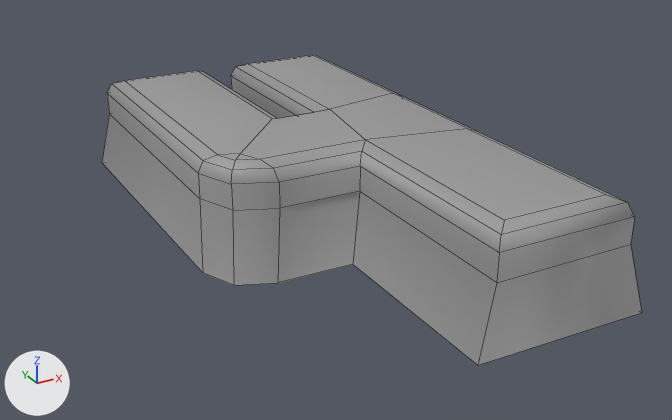
One commit to the FBX model Assets/- Asset Store/Custom/Numbers/Number_4.fbx: the scene before it, then after it.
Both versions are drawn from a 50 mm camera at (-0.244, -0.458, 0.275) aimed at (-0.002, -0.018, 0.055). Every picture has the same lights, and +X, +Y and +Z are marked at lower left. Mesh edges are drawn as thin lines. Where no turn or scale is listed for an object, it has been applied to the vertices.

Names of what the first picture shows: 'Number_4'.
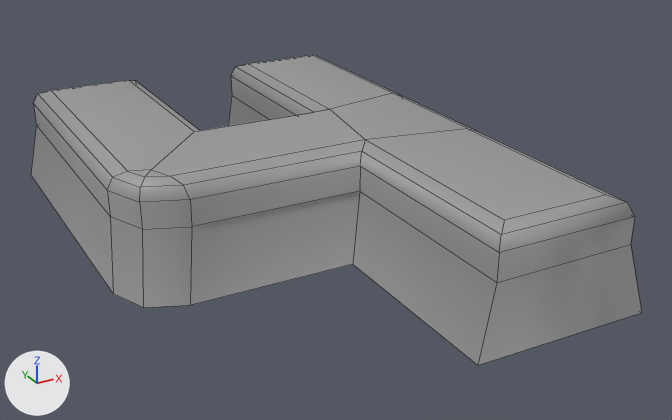
The newer file is also turned or shifted as a whole; pictures and numbers use the older file's frame.

Changed parts and their boxes (x1, y1, x2, y2) in the pictures (672 x 420 px; the box of a moved part takes in the faces that stretch with it):
'Number_4', reshaped (13% wider): before (102, 55, 642, 365); after (31, 55, 642, 365)
part 1 of me_cube_012, moved or reshaped: before (198, 140, 365, 285); after (107, 140, 365, 308)
part 2 of me_cube_012, moved or reshaped: before (102, 81, 217, 273); after (31, 91, 127, 293)
part 3 of me_cube_012, moved or reshaped: before (241, 109, 365, 159); after (152, 109, 365, 176)
part 4 of me_cube_012, moved or reshaped: before (125, 71, 276, 155); after (51, 80, 200, 171)

The edits, one by one:
me_cube_012 has 71 vertices, 63 faces and spans x -0.089..0.092, y -0.171..0.173, z 0.037..0.1.
me_cube_012 is used by ob_number_4; location (0.0, 0.0, 0.0).
me_cube_012 part 1: all 16 vertices in x -0.089..-0.05, y -0.054..-0.008, z 0.038..0.1 are moved by (-0.05, 0.0, 0.0).
me_cube_012 part 2: all 5 vertices in x -0.089..-0.072, y 0.155..0.172, z 0.037..0.1 are moved by (-0.05, 0.0, 0.0).
me_cube_012 part 3: all 5 vertices in x -0.019..-0.007, y 0.031..0.052, z 0.037..0.1 are moved by (-0.05, 0.0, 0.0).
me_cube_012 part 4: all 5 vertices in x -0.019..-0.007, y 0.155..0.173, z 0.037..0.1 are moved by (-0.05, 0.0, 0.0).
